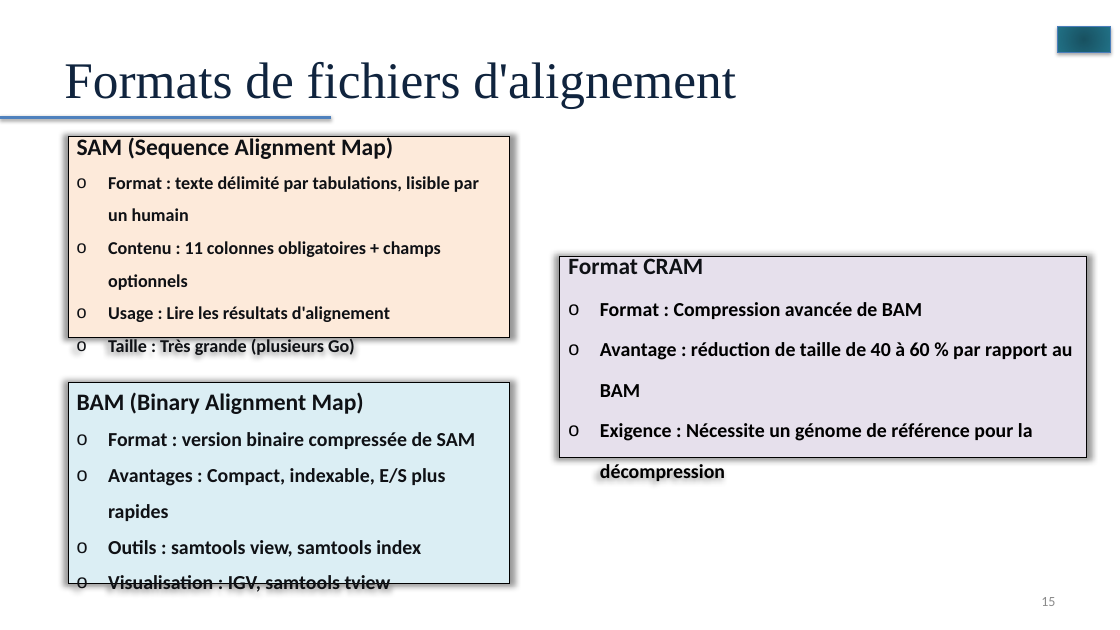
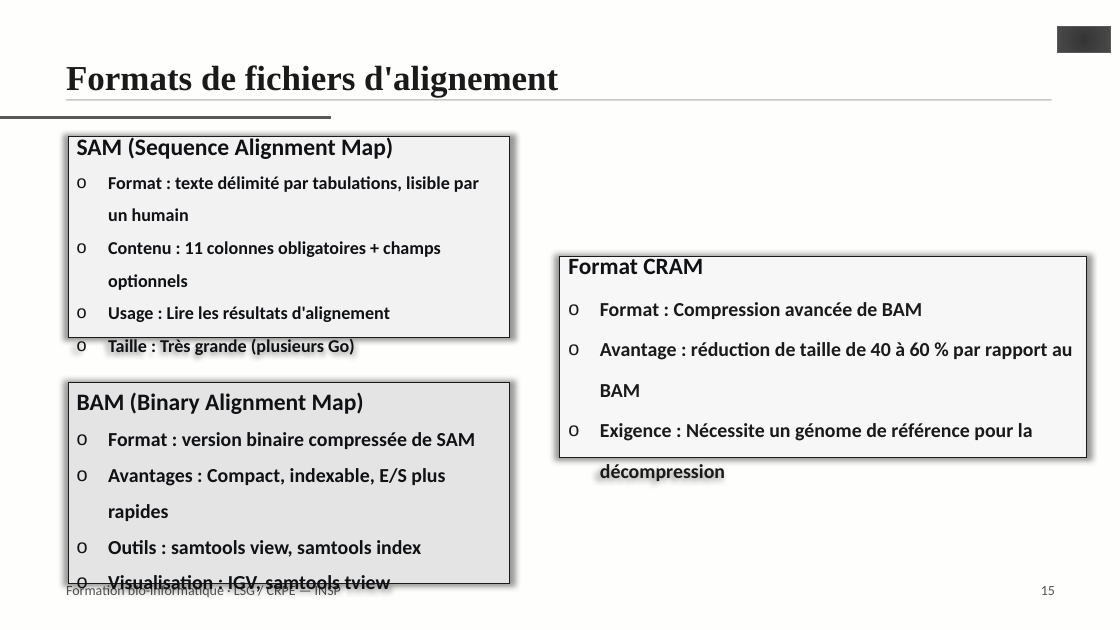
Before and after one commit to Hadji-gid/formation-bioinfo-sgq, a slide deck: slide 15 of diapositives/00_workflow_bioinformatique.pptx. Drawn at 1120x630 pixels with LibreOffice and Linux fonts; fonts in the diff are those of the drawing. Boxes give left, top, right and bottom in pixels: in the first picture for what was removed or moved away, otherwise in the second. Text is boxed around its words. In the diff, an @@ line names an element or a change of style, - is before the commit and + after.

Commit message:
diapositives: reporter le module 0 sur le gabarit commun
Les 27 planches sont reconstruites dans ressources/gabarit.pptx, et non
plus dans le masque d'origine : mêmes dispositions, même page de titre au
logo INSP, même filet gris sous le titre, même bas de page numéroté que
les modules 1 à 5. Les 34 images — organigrammes, captures de terminal,
exemples de formats — sont reportées à leur position, décalées vers le bas
lorsqu'elles passaient sous le filet.

```diff
--- a/diapositives/00_workflow_bioinformatique.pptx
+++ b/diapositives/00_workflow_bioinformatique.pptx
@@ background #FFFFFF to #FEFEFD @@
@@ math minus at (x1=1049, y1=0, x2=1120, y2=93): fill gradient #185261 to #23748A to #298AA3 to gradient #363636 to #4D4D4D to #5C5C5C; outline #4B7EBC 0.75 pt to #595959 0.5 pt; shadow off @@
@@ title "Formats de fichiers d'alignement" at (x1=66, y1=65, x2=558, y2=98): size 44 to 30 pt, text colour #0F243E to #1A1A1A, bold on; line spacing 1 to 1.15; vertical alignment middle to top @@
@@ line (0, 118) - (332, 118): stroke #4F81BD 3 pt to #595959 3 pt @@
@@ rectangle added at (x1=66, y1=99, x2=1052, y2=101), fill #C8C8C8 @@
@@ rectangle "SAM (Sequence Alignment Map)" at (x1=68, y1=137, x2=510, y2=338): fill #FDEADA to #F2F2F2; outline #000000 0.75 pt to #1A1A1A 0.75 pt @@
@@ rectangle "Format CRAM" at (x1=560, y1=256, x2=1087, y2=457): fill #E6E0EC to #F7F7F7; outline #000000 0.75 pt to #1A1A1A 0.75 pt @@
@@ text in rectangle at (x1=600, y1=302, x2=1072, y2=441): text colour #000000 to #1A1A1A @@
@@ rectangle "BAM (Binary Alignment Map)" at (x1=68, y1=383, x2=510, y2=584): fill #DBEEF4 to #E4E4E4; outline #000000 0.75 pt to #1A1A1A 0.75 pt @@
@@ text added at (x1=66, y1=583, x2=341, y2=599), 12 pt, text #535353 @@
+Formation bio-informatique · LSG / CRPE — INSP
@@ text "15" moved from (x1=1041, y1=597, x2=1055, y2=606) to (x1=1041, y1=586, x2=1055, y2=595) @@
@@ text "15" at (x1=1041, y1=586, x2=1055, y2=595): text colour #8C8C8C to #535353; line spacing 1 to 1.15; vertical alignment middle to top @@
```
Also in this commit, not shown: 25 other slides changed, 1 slide added, 1 slide removed, 1 other file.
